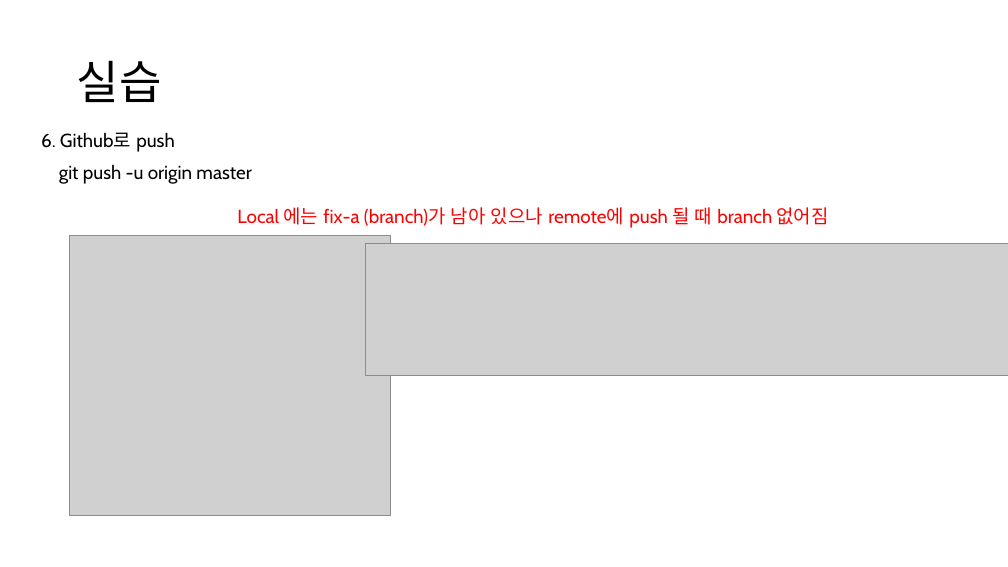
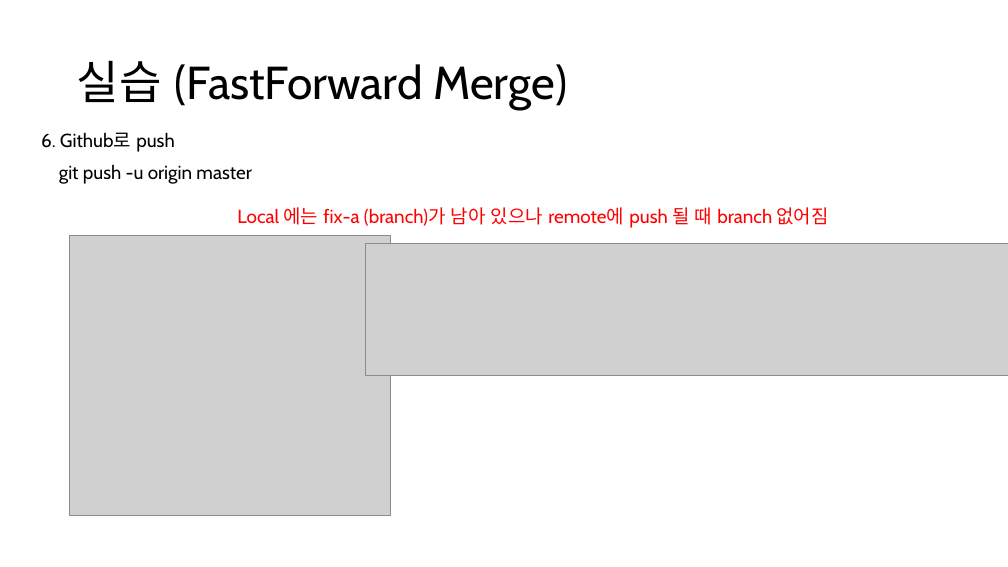
Before and after one commit to Joseph-GM/ppt-git, a slide deck: slide 19 of git-github-joseph.pptx (slide 17 before the commit). Drawn at 1008x567 pixels with LibreOffice and Linux fonts; fonts in the diff are those of the drawing; grey boxes stand for pictures. Boxes give left, top, right and bottom in pixels: in the first picture for what was removed or moved away, otherwise in the second. Text is boxed around its words. In the diff, an @@ line names an element or a change of style, - is before the commit and + after.

```diff
--- a/git-github-joseph.pptx
+++ b/git-github-joseph.pptx
@@ title at (77, 60, 567, 110): text changed @@
-실습
+실습 (FastForward Merge)
```
Also in this commit, not shown: 2 other slides changed, 7 slides added.
